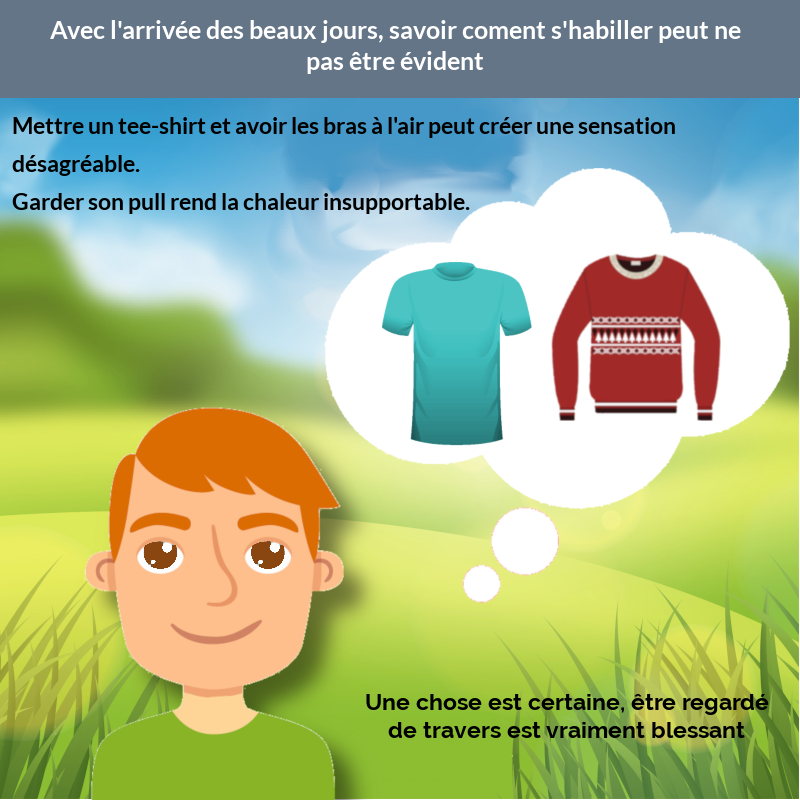
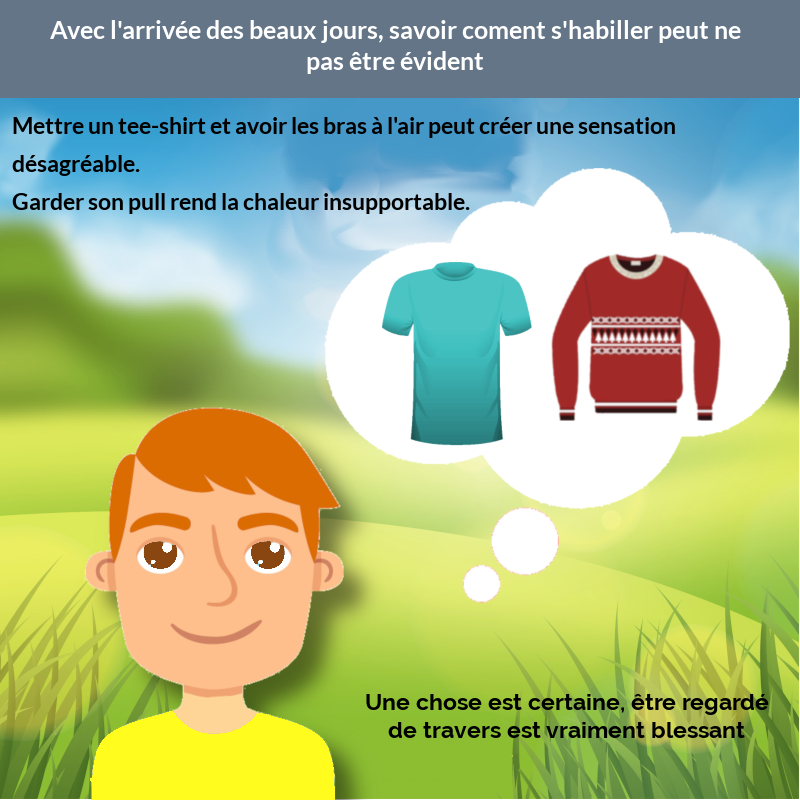
Layered file, before and after one edit (800 × 800). Changes by layer:
painted on "Pasted Layer" over (90, 711, 335, 800)
